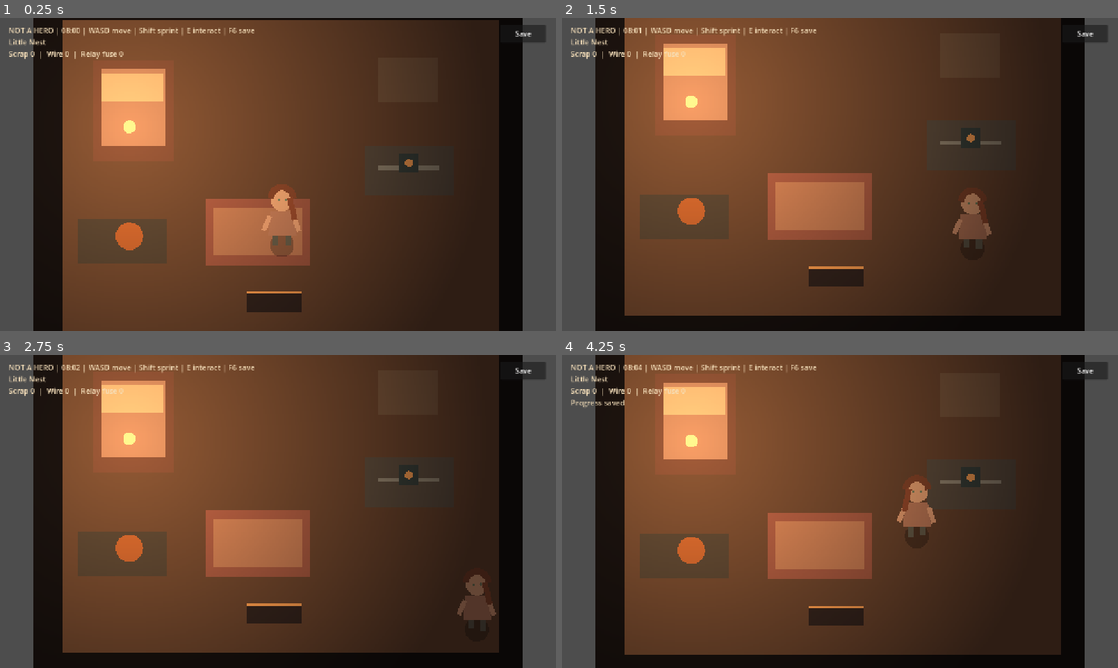
Above: before the commit, frames 1-4 (two rows, left to right).
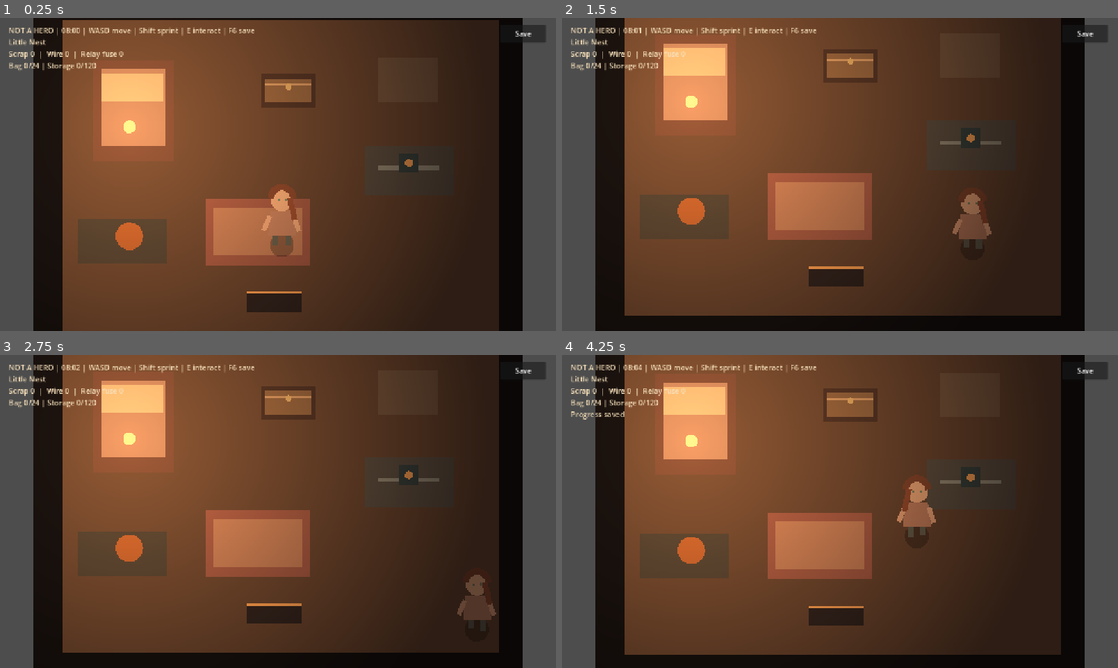
Above: after the commit, the same moments.

Repository: MohamedXIV/not-a-hero
Game: Godot game, scene res://scenes/main.tscn
The game is run twice, just before and just after one commit, with the same random seed, the same clock (stepped at 60 frames per second) and the same inputs.
Inputs (mouse positions are in pixels of both pictures, inside the frame that each line leads up to):
- Up to frame 1 (0.25 s): no input
- Up to frame 2 (1.5 s): tap Enter at 0.5 s; move the mouse to (962, 158) at 0.52 s; hold D (move_right) 0.53-1.28 s; hold Shift (sprint) 0.53-1.28 s; tap E (interact) at 0.6 s; click (962, 158) at 0.67 s; move the mouse to (728, 190) at 1.27 s; hold S (move_down) from 1.28 s (still down); tap Shift (sprint) at 1.35 s
- Up to frame 3 (2.75 s): tap E (interact) at 1.55 s; move the mouse to (333, 442) at 2.02 s; release S (move_down) at 2.03 s; press the mouse at (333, 442) at 2.03 s; hold D (move_right) from 2.03 s (still down); tap Shift (sprint) at 2.3 s
- Up to frame 4 (4.25 s): move the mouse to (812, 574) at 2.77 s; release D (move_right) at 2.78 s; release the mouse at (812, 574) at 2.78 s; hold W (move_up) 2.78-3.53 s; tap E (interact) at 2.85 s; click (812, 574) at 2.92 s; move the mouse to (1006, 558) at 3.52 s; hold A (move_left) from 3.53 s (still down); hold Shift (sprint) from 3.53 s (still down); tap F6 (quick_save) at 4.15 s

The runs differ from the first frame. In frame 1, 1.1% of the frame differs, in the area x 1-56%, y 14-29%; in frame 2, 1.1%; in frame 3, 1.1%; in frame 4, 1.2%, in the area x 1-56%, y 10-22%.

Commit message:
feat(godot): wire persistent storage and seeded region containers into continuous world

Diff:
--- a/godot/scenes/interiors/starter_shelter.tscn
+++ b/godot/scenes/interiors/starter_shelter.tscn
@@ -1,9 +1,11 @@
-[gd_scene load_steps=4 format=3]
+[gd_scene load_steps=5 format=3]
 
 [ext_resource type="Script" path="res://scripts/interiors/starter_shelter.gd" id="1_shelter"]
 [ext_resource type="PackedScene" path="res://scenes/actors/yuna.tscn" id="2_yuna"]
 
 [ext_resource type="PackedScene" path="res://scenes/interiors/workbench.tscn" id="3_workbench"]
+
+[ext_resource type="PackedScene" path="res://scenes/interiors/storage_chest.tscn" id="4_chest"]
 
 [node name="StarterShelter" type="Node2D"]
 script = ExtResource("1_shelter")
@@ -15,3 +17,6 @@
 
 [node name="Workbench" parent="." instance=ExtResource("3_workbench")]
 position = Vector2(498, 270)
+
+[node name="StorageChest" parent="." instance=ExtResource("4_chest")]
+position = Vector2(348, 180)
--- a/godot/scenes/world/chunks/ash_flats.tscn
+++ b/godot/scenes/world/chunks/ash_flats.tscn
@@ -7,6 +7,9 @@
 [ext_resource type="PackedScene" path="res://scenes/world/salvage_cache.tscn" id="3_salvage"]
 
 [ext_resource type="PackedScene" path="res://scenes/actors/robots/neutral_maintainer.tscn" id="4_neutral"]
+
+[ext_resource type="PackedScene" path="res://scenes/world/salvage_cache.tscn" id="5_dynamic"]
+[ext_resource type="Resource" path="res://resources/world/loot/ash_table.tres" id="6_loot"]
 
 [node name="AshFlatsChunk" type="Node2D"]
 script = ExtResource("1_chunk")
@@ -19,3 +22,8 @@
 position = Vector2(400, 515)
 [node name="NeutralMaintainer" parent="." instance=ExtResource("4_neutral")]
 position = Vector2(540, 142)
+
+[node name="ExtraSalvage" parent="." instance=ExtResource("5_dynamic")]
+position = Vector2(245, 505)
+persistent_id = &"world/ash_flats/salvage_02"
+loot_table = ExtResource("6_loot")
--- a/godot/scenes/world/chunks/cable_edge.tscn
+++ b/godot/scenes/world/chunks/cable_edge.tscn
@@ -1,11 +1,19 @@
-[gd_scene load_steps=3 format=3]
+[gd_scene load_steps=5 format=3]
 
 [ext_resource type="Script" path="res://scripts/world/chunk_visual.gd" id="1_chunk"]
 
 [ext_resource type="PackedScene" path="res://scenes/actors/robots/survey_guard.tscn" id="2_guard"]
+
+[ext_resource type="PackedScene" path="res://scenes/world/salvage_cache.tscn" id="3_dynamic"]
+[ext_resource type="Resource" path="res://resources/world/loot/cable_table.tres" id="4_loot"]
 
 [node name="CableEdgeChunk" type="Node2D"]
 script = ExtResource("1_chunk")
 style = 1
 [node name="SurveyGuard" parent="." instance=ExtResource("2_guard")]
 position = Vector2(245, 320)
+
+[node name="ElectronicsCache" parent="." instance=ExtResource("3_dynamic")]
+position = Vector2(425, 520)
+persistent_id = &"world/cable_forest/cache_01"
+loot_table = ExtResource("4_loot")
--- a/godot/scenes/world/chunks/relay_waste.tscn
+++ b/godot/scenes/world/chunks/relay_waste.tscn
@@ -1,7 +1,15 @@
-[gd_scene load_steps=2 format=3]
+[gd_scene load_steps=4 format=3]
 
 [ext_resource type="Script" path="res://scripts/world/chunk_visual.gd" id="1_chunk"]
+
+[ext_resource type="PackedScene" path="res://scenes/world/salvage_cache.tscn" id="2_dynamic"]
+[ext_resource type="Resource" path="res://resources/world/loot/relay_table.tres" id="3_loot"]
 
 [node name="RelayWasteChunk" type="Node2D"]
 script = ExtResource("1_chunk")
 style = 2
+
+[node name="AlloyCache" parent="." instance=ExtResource("2_dynamic")]
+position = Vector2(440, 485)
+persistent_id = &"world/relay_waste/alloy_cache_01"
+loot_table = ExtResource("3_loot")
--- a/godot/scripts/core/game_session.gd
+++ b/godot/scripts/core/game_session.gd
@@ -3,7 +3,7 @@
 ## P0 currently models position, clock and persistent world switches only.
 
 const SAVE_PATH: String = "user://not_a_hero_save.json"
-const SAVE_VERSION: int = 3
+const SAVE_VERSION: int = 4
 const InputBindings = preload("res://scripts/core/input_bindings.gd")
 
 var current_level: String = "shelter"
@@ -13,6 +13,7 @@
 var world_seed: int = 1573
 var world_flags: Dictionary = {}
 var bag: InventoryState = InventoryState.new()
+var storage: InventoryState = InventoryState.new(120)
 var combat_state: Dictionary = {
     "selected": "pistol",
     "pistol": {"clip": 8, "reserve": 32},
@@ -58,6 +59,7 @@
         "world_seed": world_seed,
         "world_flags": world_flags.duplicate(true),
         "inventory": bag.snapshot(),
+        "storage": storage.snapshot(),
         "combat_state": combat_state.duplicate(true),
     }
 
@@ -84,6 +86,12 @@
         return false
     var restored_bag := InventoryState.new()
     if not restored_bag.restore_snapshot(raw_inventory as Dictionary):
+        return false
+    var raw_storage: Variant = data.get("storage", null)
+    if typeof(raw_storage) != TYPE_DICTIONARY:
+        return false
+    var restored_storage := InventoryState.new(120)
+    if not restored_storage.restore_snapshot(raw_storage as Dictionary):
         return false
     var stored_combat: Variant = data.get("combat_state", null)
     if typeof(stored_combat) != TYPE_DICTIONARY:
@@ -112,6 +120,7 @@
     world_seed = int(seed)
     world_flags = (flags as Dictionary).duplicate(true)
     bag = restored_bag
+    storage = restored_storage
     combat_state = next_combat
     return true
 
--- a/godot/scripts/core/main.gd
+++ b/godot/scripts/core/main.gd
@@ -32,6 +32,9 @@
         GameSession.bag.quantity(&"scrap"),
         GameSession.bag.quantity(&"wire"),
         GameSession.bag.quantity(&"relay_fuse")
+    ]
+    _hud.text += "\nBag %d/24 | Storage %d/120" % [
+        GameSession.bag.total_units(), GameSession.storage.total_units()
     ]
     if GameSession.current_level == "outdoors":
         var selected: String = str(GameSession.combat_state.get("selected", "pistol"))
--- a/godot/scripts/interiors/starter_shelter.gd
+++ b/godot/scripts/interiors/starter_shelter.gd
@@ -9,6 +9,7 @@
 
 @onready var yuna: CharacterBody2D = $Yuna
 @onready var workbench: Node2D = $Workbench
+@onready var chest: Node2D = $StorageChest
 
 
 func _ready() -> void:
@@ -66,6 +67,9 @@
     if Input.is_action_just_pressed("interact"):
         if yuna.position.distance_to(EXIT_POSITION) < 62.0:
             transition_requested.emit("outdoors")
+        elif yuna.position.distance_to(chest.position) < 70.0:
+            chest.call("interact", Input.is_action_pressed("sprint"))
+            GameSession.save_to_disk()
         elif yuna.position.distance_to(workbench.position) < 92.0:
             workbench.call("interact")
             GameSession.save_to_disk()
--- a/godot/scripts/inventory/inventory_state.gd
+++ b/godot/scripts/inventory/inventory_state.gd
@@ -3,9 +3,39 @@
 ## Inventory changes are transactional: validate a proposed whole state first.
 ## No scene or UI dependencies. Unit-count capacity is deliberately small for P1.
 
-const CAPACITY: int = 24
+const DEFAULT_CAPACITY: int = 24
 
 var _items: Dictionary = {}
+var _capacity: int = DEFAULT_CAPACITY
+
+
+func _init(capacity: int = DEFAULT_CAPACITY) -> void:
+    _capacity = maxi(1, capacity)
+
+
+func total_units() -> int:
+    var total: int = 0
+    for amount: Variant in _items.values():
+        total += int(amount)
+    return total
+
+
+func capacity() -> int:
+    return _capacity
+
+
+func try_transfer_all(destination: InventoryState) -> bool:
+    if destination == null or destination == self or _items.is_empty():
+        return false
+    var merged: Dictionary = destination.snapshot()
+    for item_id: Variant in _items.keys():
+        merged[item_id] = int(merged.get(item_id, 0)) + int(_items[item_id])
+    if not destination._valid(merged):
+        return false
+    # Both inventories change only after the merged state has passed validation.
+    destination._items = merged
+    _items.clear()
+    return true
 
 
 func quantity(item_id: StringName) -> int:
@@ -88,4 +118,4 @@
         if float(raw[key]) != float(count) or count <= 0 or count > 99:
             return false
         total += count
-    return total <= CAPACITY
+    return total <= _capacity
--- a/godot/scripts/world/salvage_cache.gd
+++ b/godot/scripts/world/salvage_cache.gd
@@ -3,6 +3,9 @@
 
 @export var persistent_id: StringName = &"world/ash_flats/scrap_cache_01"
 @export var loot: Dictionary = {"scrap": 3, "wire": 1}
+@export var loot_table: LootTableDefinition
+
+var _rolled_loot: Dictionary = {}
 
 var looted: bool = false
 
@@ -10,6 +13,7 @@
 func _ready() -> void:
     add_to_group("world_interactables")
     looted = GameSession.get_world_flag(persistent_id)
+    _rolled_loot = loot_table.roll(GameSession.world_seed, persistent_id) if loot_table != null else loot.duplicate(true)
     queue_redraw()
 
 
@@ -21,12 +25,15 @@
     if looted:
         GameSession.report("Nothing left in that cache.")
         return false
-    if not GameSession.bag.try_receive(loot):
+    if _rolled_loot.is_empty():
+        GameSession.report("Only dust in this compartment, Yuna.")
+        return false
+    if not GameSession.bag.try_receive(_rolled_loot):
         GameSession.report("Not enough room for those parts, Yuna.")
         return false
     looted = true
     GameSession.set_world_flag(persistent_id, true)
-    GameSession.report("Scrap and wiring. You can make something from this, Yuna.")
+    GameSession.report("A few useful parts. Good eyes, Yuna.")
     queue_redraw()
     return true
 
Not shown: 1 places in godot/scenes/world/chunks/ash_flats.tscn that only renumber resources
